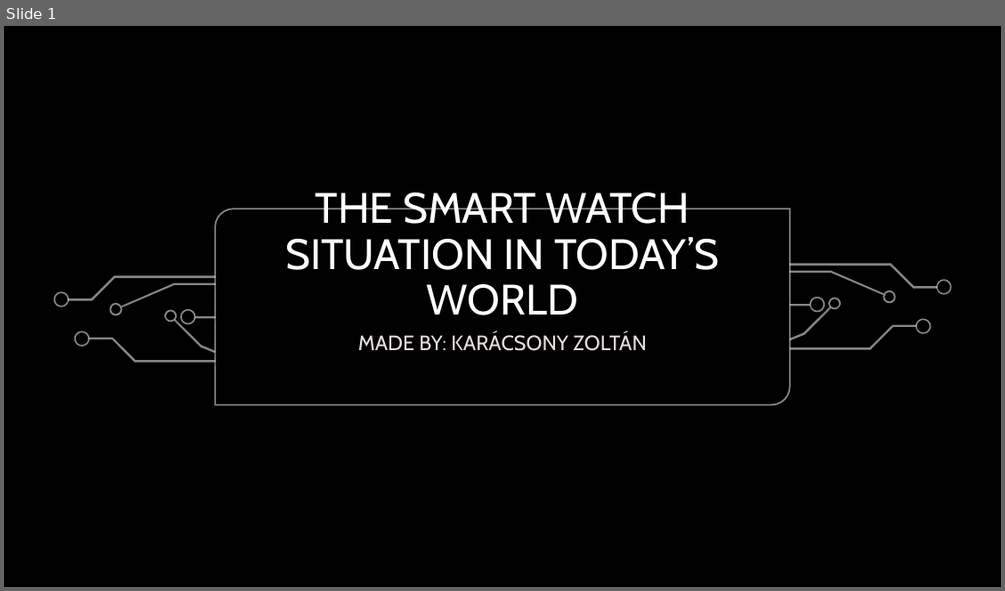
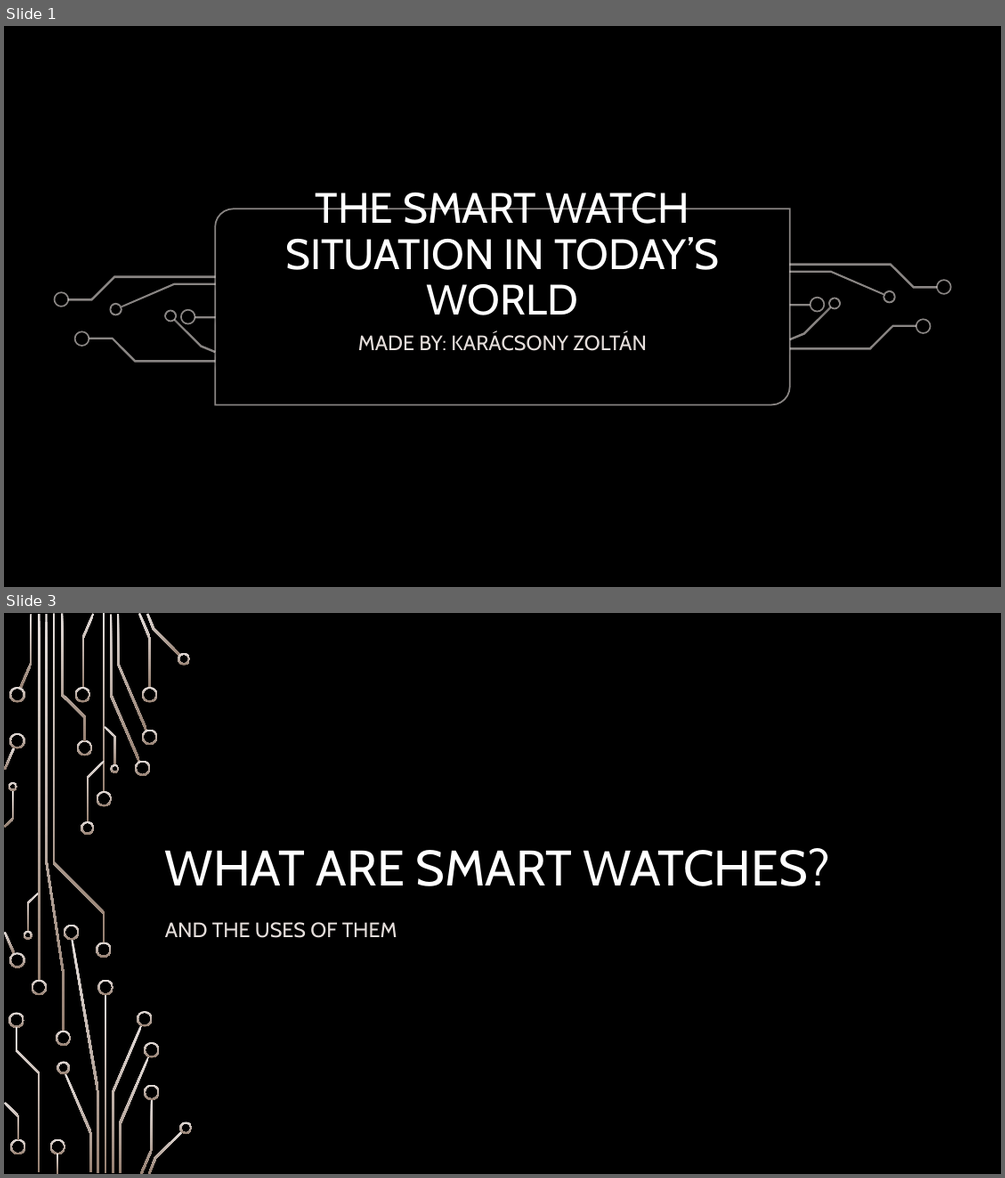
Before and after one commit to Tenebraacs/2023tanev, a slide deck: szakmai_angol/The smartwatch situation in today’s world.pptx. Shown one above the other, each under a label of ours: slide 1 before the commit, slides 1 and 3 after it; the slides between them are not shown. The pictures are 1005x591 and 1005x1178 pixels, drawn with LibreOffice and Linux fonts; fonts in the diff are those of the drawing; background and template pictures are left out. Boxes give left, top, right and bottom in pixels: in the first picture for what was removed or moved away, otherwise in the second. Text is boxed around its words. In the diff, an @@ line names an element or a change of style, - is before the commit and + after.

```diff
--- a/szakmai_angol/The smartwatch situation in today’s world.pptx
+++ b/szakmai_angol/The smartwatch situation in today’s world.pptx
@@ slide 3 added at [4,613,1001,1174], background picture (left out); not listed: 20 template elements that a slide beside it also shows @@
@@ title added at [165,848,830,886], 48 pt, text #FFFFFF @@
+WHAT ARE SMART WATCHES?
@@ subtitle added at [165,922,397,938], 20 pt, text #E5DEDB @@
+AND THE USES OF THEM
@@ group added at [8,615,193,1172]: 34 freeform shapes @@
```
Also in this commit, not shown: 9 other slides added, 1 slide removed, 2 other files.
